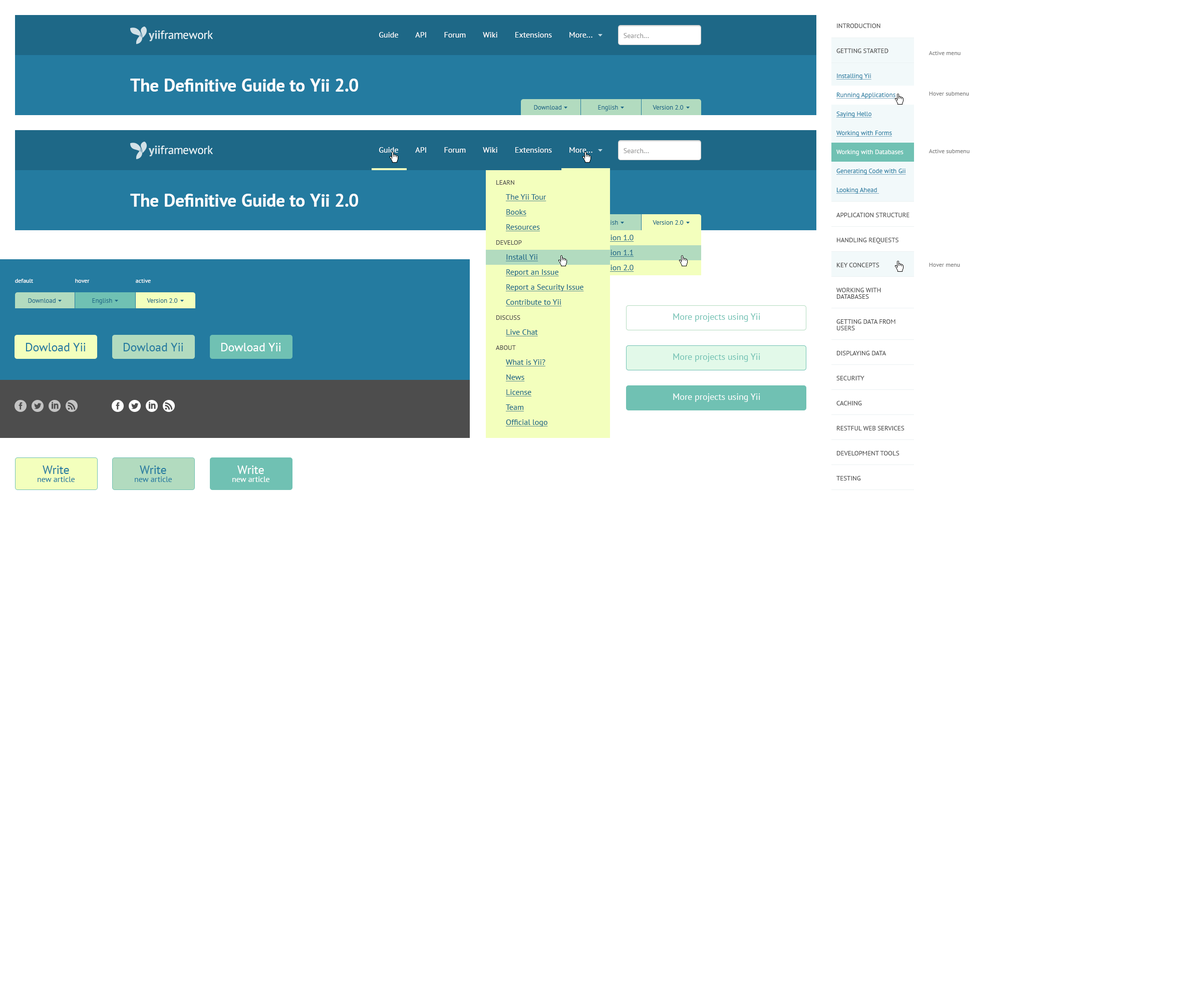
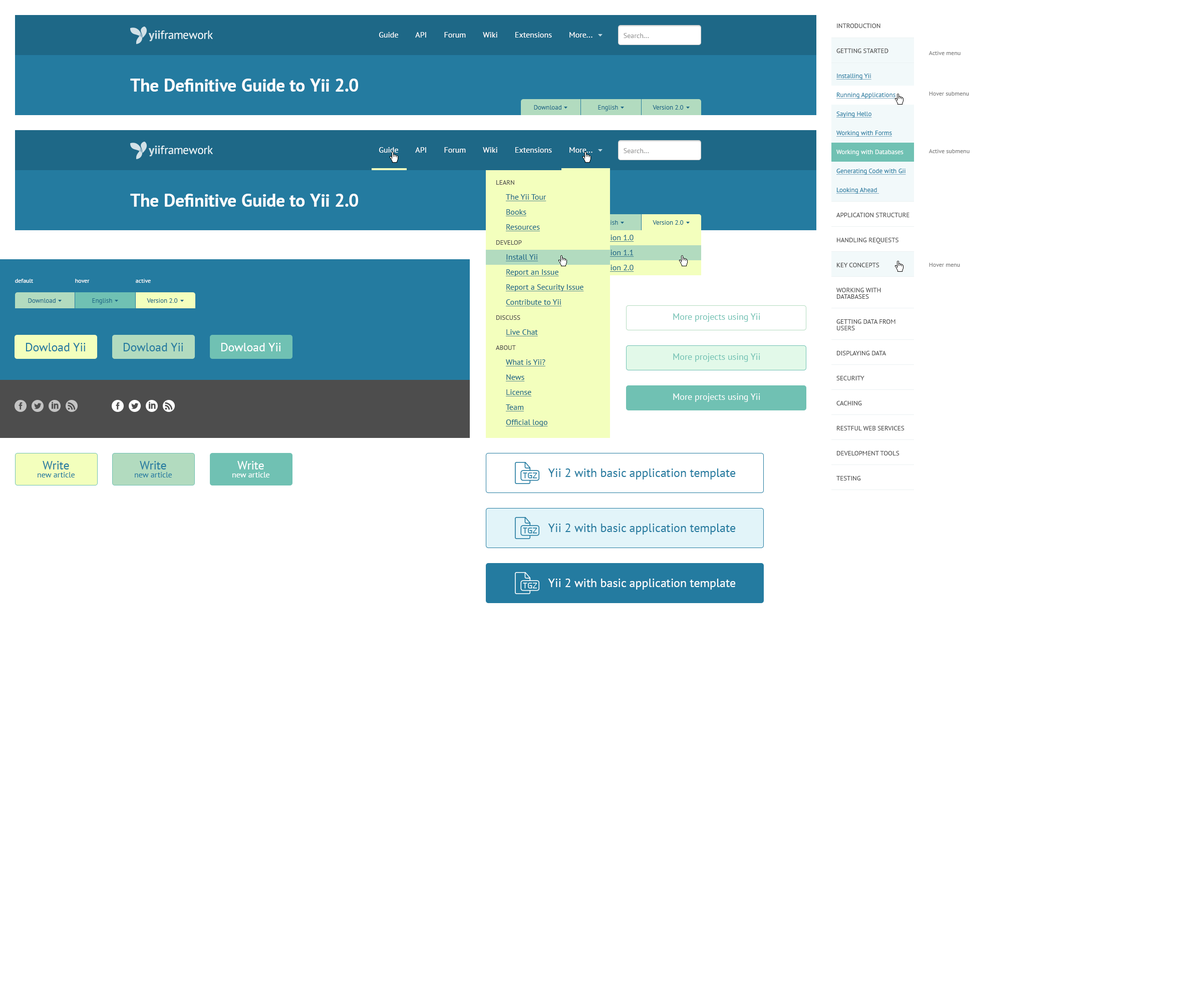
Revision of a layered (1202, 1001) image; what changed, layer by layer:
added group "btn_stroke_blue" with 15 layers above "btn_stroke_green" over left=485, top=453, right=764, bottom=604
added group "dafault" with 4 layers in group "btn_stroke_blue" over left=485, top=453, right=764, bottom=494
added group "Group 1" (1st of 3, in "btn_stroke_blue" › "dafault") with 2 layers in group "dafault" over left=514, top=462, right=736, bottom=485
added layer "Yii 2 with basic application template" (1st of 3, in "btn_stroke_blue" › "dafault" › "Group 1") in group "Group 1" over left=547, top=468, right=736, bottom=480
added layer "bg_btn" (1st of 12, in "btn_stroke_blue" › "dafault") in group "dafault" over left=485, top=453, right=764, bottom=494
added group "hover" (2nd of 6, in "btn_stroke_blue") with 4 layers in group "btn_stroke_blue" over left=485, top=508, right=764, bottom=549
added group "Group 1" (2nd of 3, in "btn_stroke_blue" › "hover") with 2 layers in group "hover" over left=514, top=517, right=736, bottom=540
added layer "bg_btn" (2nd of 12, in "btn_stroke_blue" › "hover") in group "hover" over left=485, top=508, right=764, bottom=549
added group "active" (2nd of 10, in "btn_stroke_blue") with 4 layers in group "btn_stroke_blue" over left=485, top=563, right=764, bottom=604
added group "Group 1" (3rd of 3, in "btn_stroke_blue" › "active") with 2 layers in group "active" over left=514, top=572, right=736, bottom=595
added layer "bg_btn" (3rd of 12, in "btn_stroke_blue" › "active") in group "active" over left=485, top=563, right=764, bottom=604
painted on "bg_btn" (7th of 12, in "btn_write" › "default") over left=15, top=453, right=98, bottom=491
painted on "bg_btn" (8th of 12, in "btn_write" › "hover") over left=112, top=453, right=195, bottom=491
painted on "bg_btn" (9th of 12, in "btn_write" › "active") over left=209, top=453, right=293, bottom=491
…and 8 more changes (5 added, 3 moved_by)
